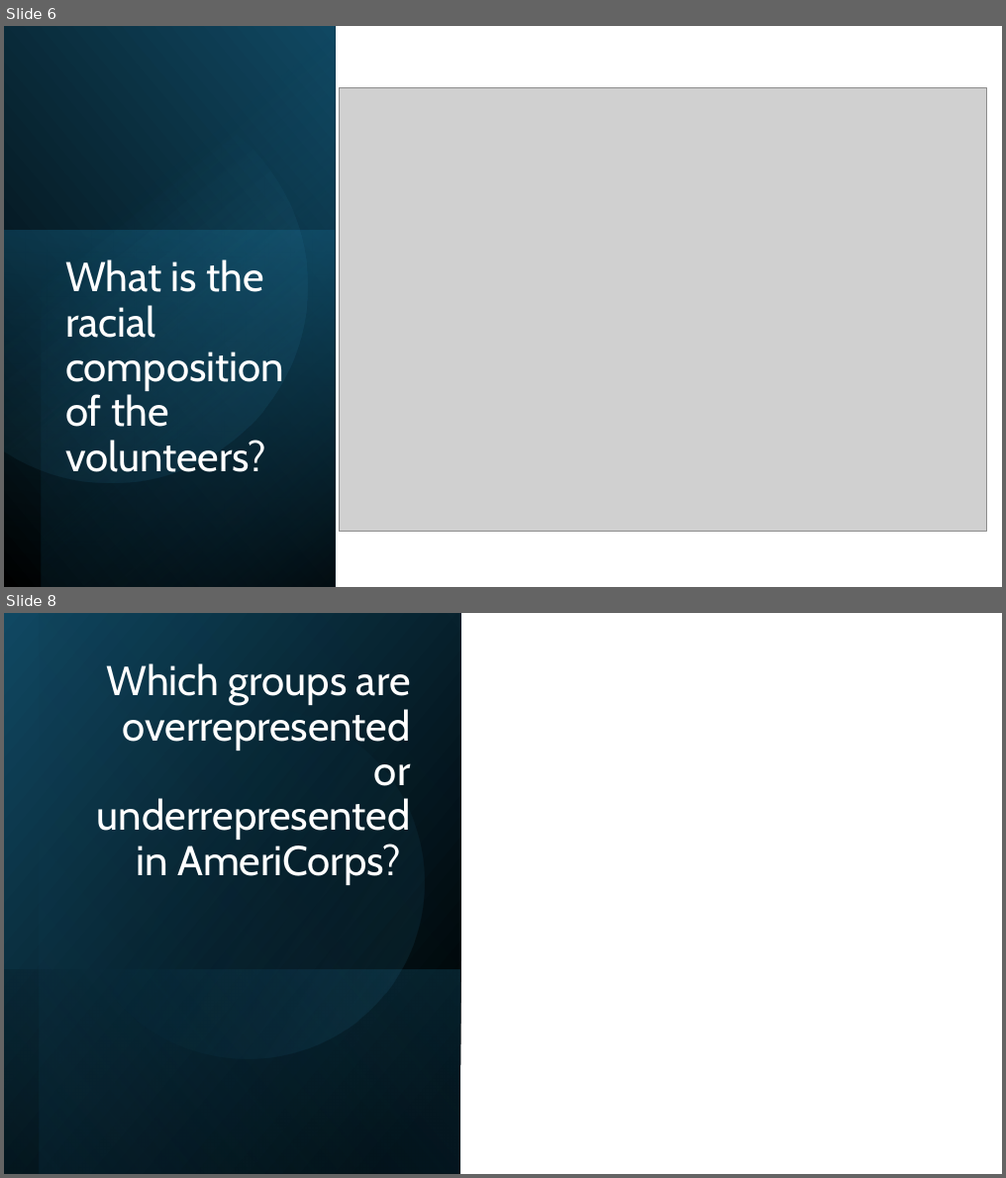
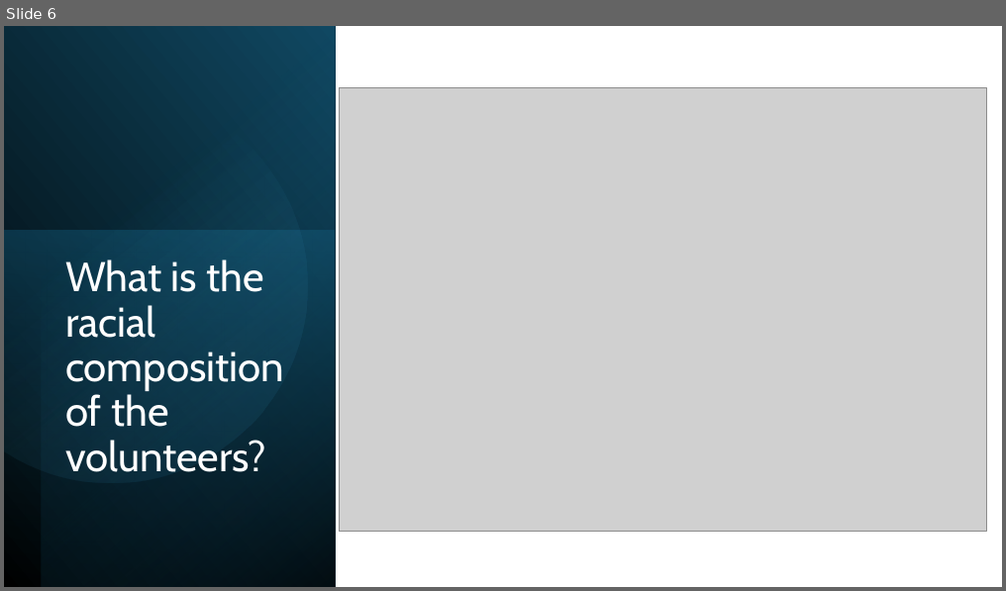
Before and after one commit to Anusha-raju/AmeriCorps-Volunteers, a slide deck: AmeriCorps EDA.pptx. Shown one above the other, each under a label of ours: slides 6 and 8 before the commit, slide 6 after it; the slides between them are not shown. The pictures are 1006x1178 and 1006x591 pixels, drawn with LibreOffice and Linux fonts; fonts in the diff are those of the drawing; grey boxes stand for pictures. Boxes give left, top, right and bottom in pixels: in the first picture for what was removed or moved away, otherwise in the second. Text is boxed around its words. In the diff, an @@ line names an element or a change of style, - is before the commit and + after.

```diff
--- a/AmeriCorps EDA.pptx
+++ b/AmeriCorps EDA.pptx
@@ slide 8 removed at <box>4,613,1002,1174</box>, background #FFFFFF @@
@@ rectangle removed at <box>4,613,460,1174</box> @@
@@ rectangle removed at <box>40,613,461,1174</box> @@
@@ title removed at <box>97,663,411,885</box> @@
-Which groups are overrepresented or underrepresented in AmeriCorps?
@@ ellipse removed at <box>40,673,456,1090</box> @@
@@ rectangle removed at <box>4,969,460,1174</box> @@
```
Also in this commit, not shown: 6 slides changed, 2 other files.
